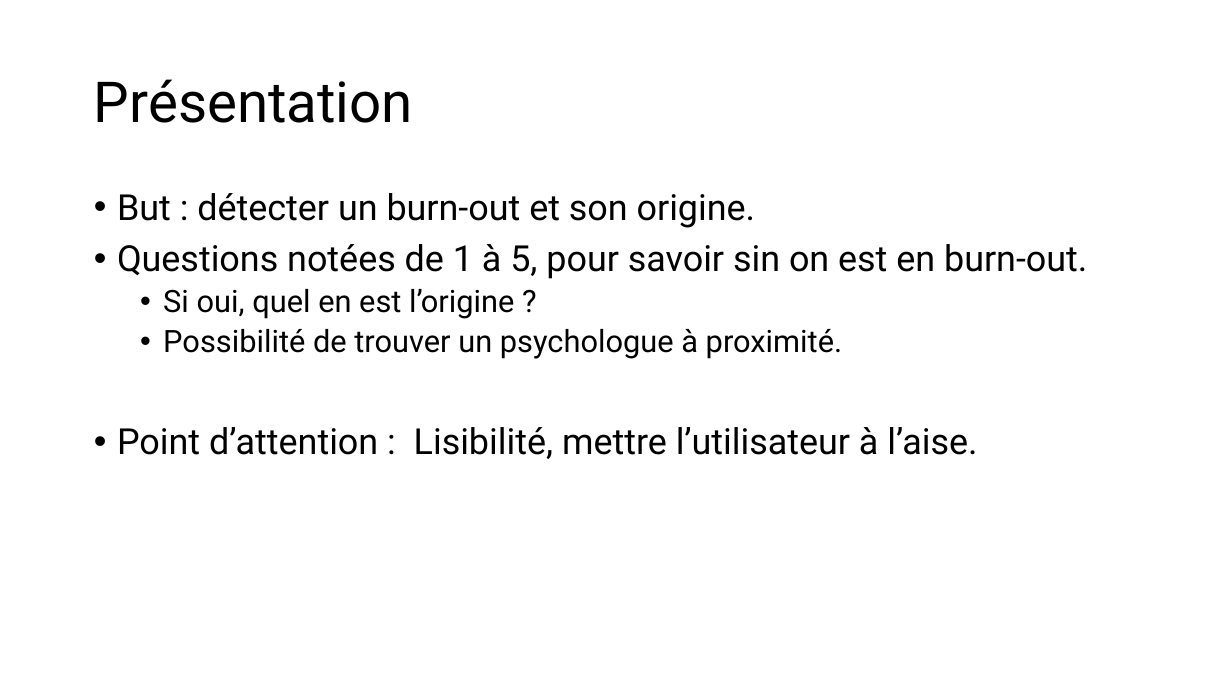
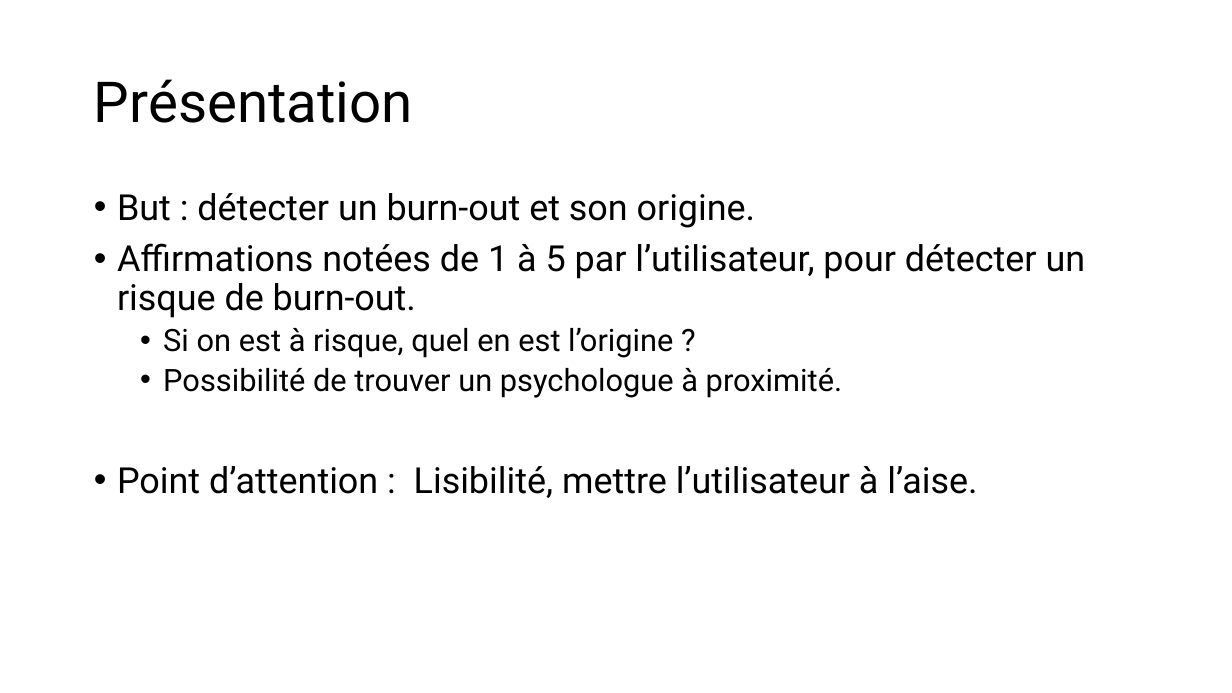
Before and after one commit to Pecorinow/Workshop_1, a slide deck: slide 2 of Workshop_Presentation.pptx. Drawn at 1232x693 pixels with LibreOffice and Linux fonts; fonts in the diff are those of the drawing. Boxes give left, top, right and bottom in pixels: in the first picture for what was removed or moved away, otherwise in the second. Text is boxed around its words. In the diff, an @@ line names an element or a change of style, - is before the commit and + after.

```diff
--- a/Workshop_Presentation.pptx
+++ b/Workshop_Presentation.pptx
@@ text at [117,243,1086,358]: text changed @@
-• Questions notées de 1 à 5, pour savoir sin on est en burn-out.
-  • Si oui, quel en est l’origine ?
+• Affirmations notées de 1 à 5 par l’utilisateur, pour détecter un risque de burn-out.
+  • Si on est à risque, quel en est l’origine ?
```
Also in this commit, not shown: 1 other file.
